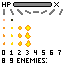
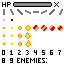
Layered file, before and after one edit (64px x 64px). Changes by layer:
added layer "Layer 12" above "Layer 6" over box(33, 25, 63, 31)
